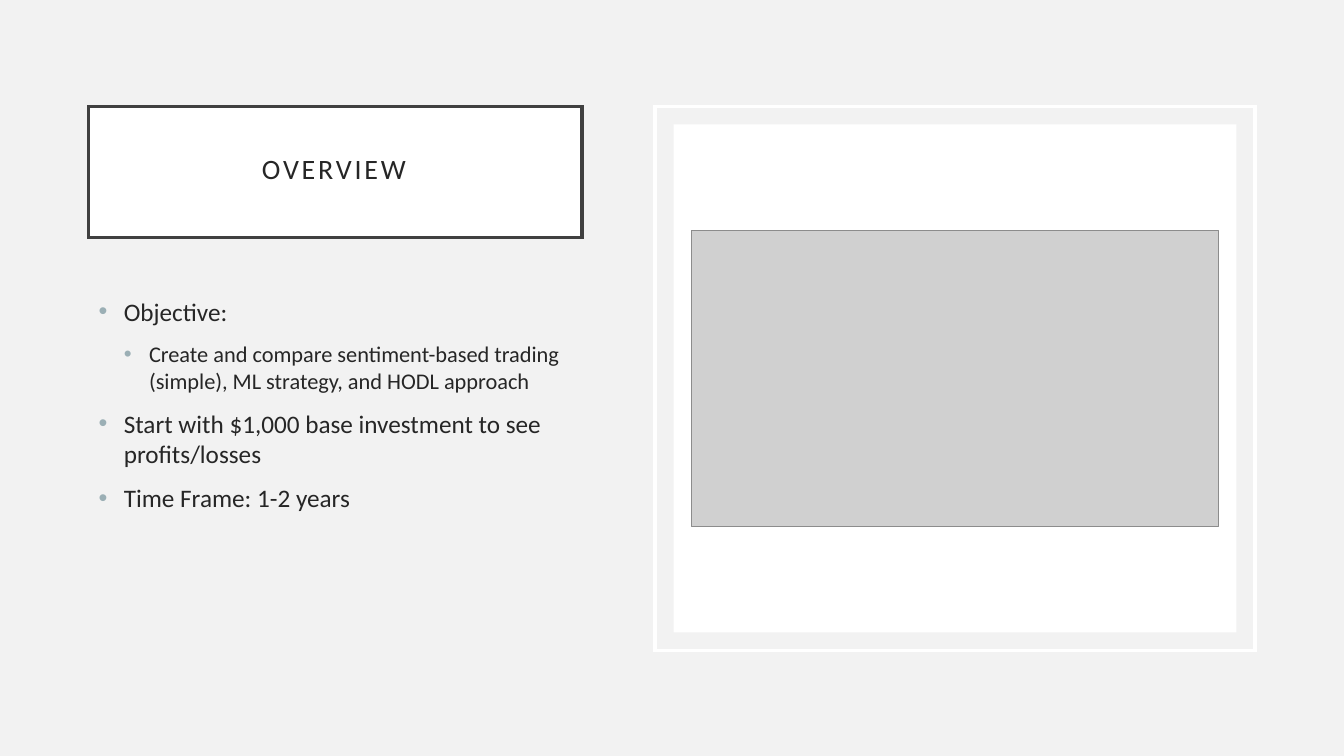
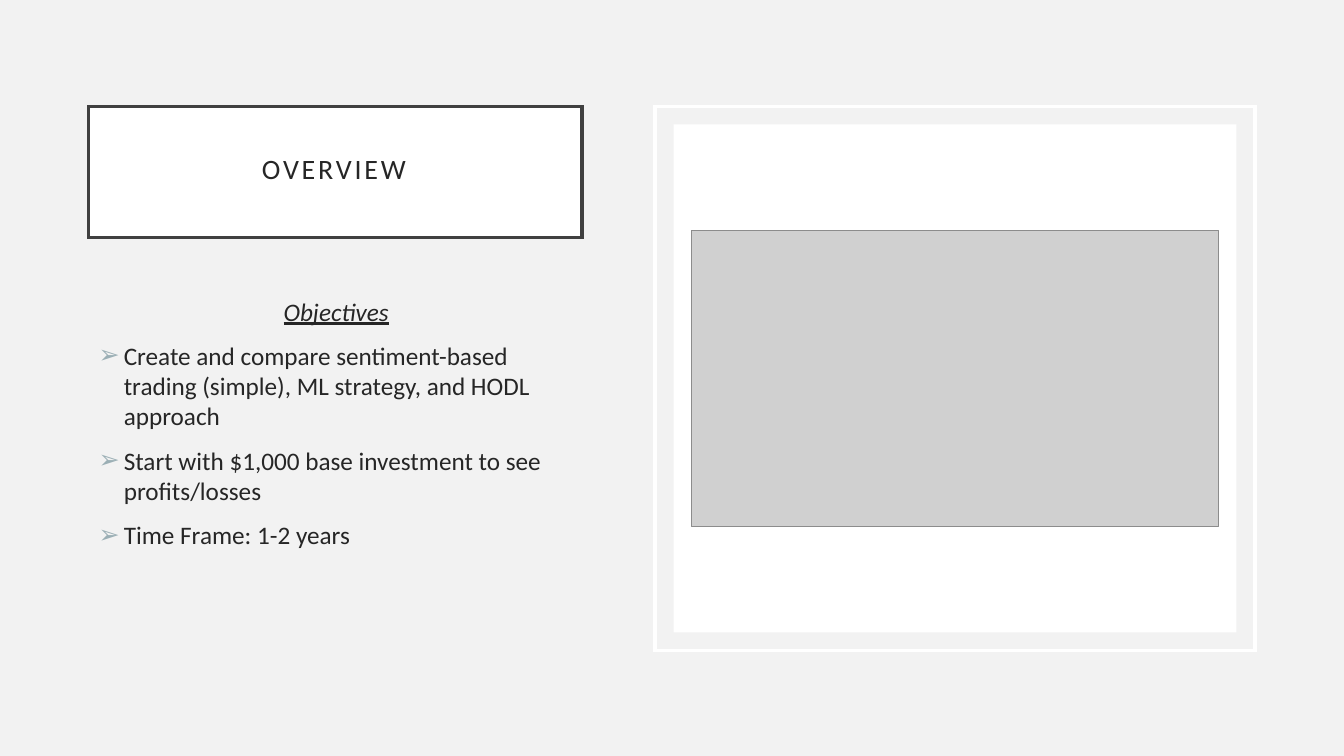
Before and after one commit to Alacrity01/sentiment-trading, a slide deck: slide 2 of Sentiment_Trading.pptx. Drawn at 1344x756 pixels with LibreOffice and Linux fonts; fonts in the diff are those of the drawing; grey boxes stand for pictures. Boxes give left, top, right and bottom in pixels: in the first picture for what was removed or moved away, otherwise in the second. Text is boxed around its words. In the diff, an @@ line names an element or a change of style, - is before the commit and + after.

```diff
--- a/Sentiment_Trading.pptx
+++ b/Sentiment_Trading.pptx
@@ text at box(284, 303, 389, 326): text changed; italic on @@
-• Objective:
+Objectives
@@ text at box(124, 347, 541, 548): size 16 to 18 pt in "Create and compare sentiment-based trading (simple), ML ..."; bullet • to ➢; list level 2 to 1 in "Create and compare sentiment-based trading ..." @@
```
Also in this commit, not shown: 3 other slides changed, 6 slides added, 6 slides removed.
